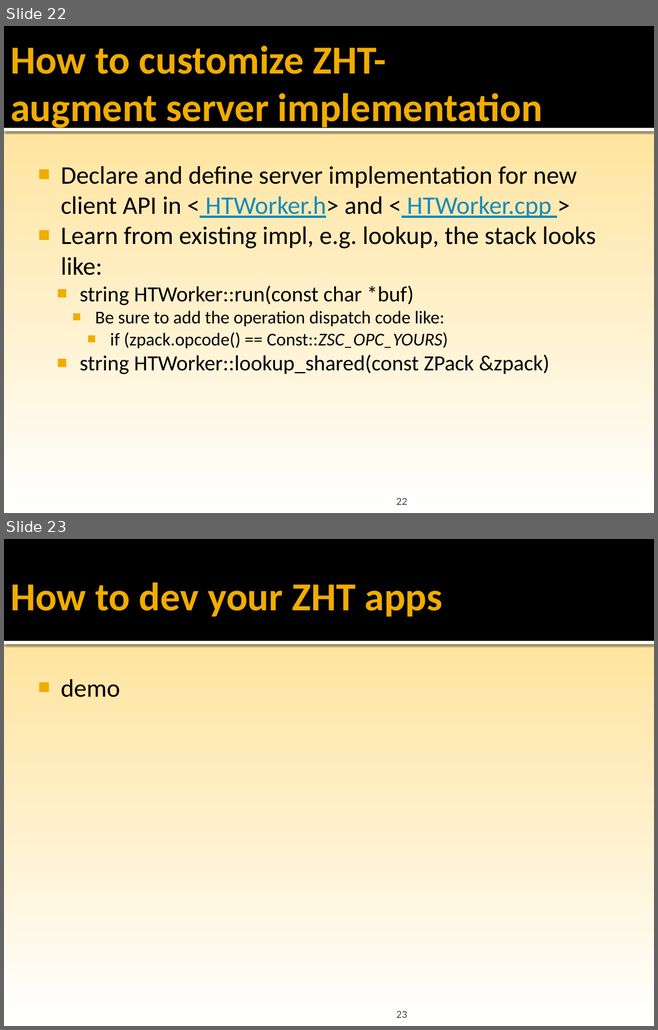
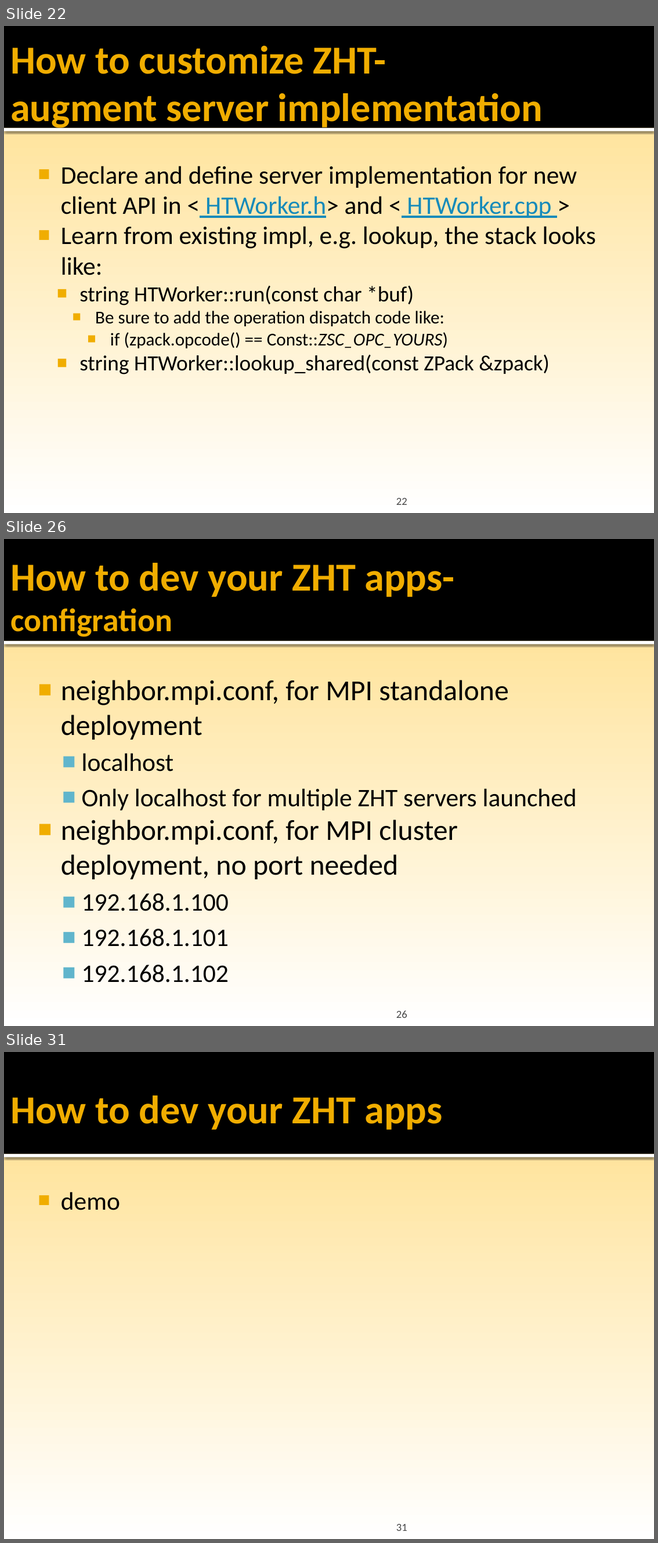
Before and after one commit to datasys/zht, a slide deck: doc/ZHT-dev-tutorial-CS554@cs.iit.pptx. Shown one above the other, each under a label of ours: slides 22 and 23 before the commit, slides 22, 26 and 31 after it; the slides between them are not shown. The pictures are 658x1030 and 658x1543 pixels, drawn with LibreOffice and Linux fonts; fonts in the diff are those of the drawing; background and template pictures are left out. Boxes give left, top, right and bottom in pixels: in the first picture for what was removed or moved away, otherwise in the second. Text is boxed around its words. In the diff, an @@ line names an element or a change of style, - is before the commit and + after.

```diff
--- a/doc/ZHT-dev-tutorial-CS554@cs.iit.pptx
+++ b/doc/ZHT-dev-tutorial-CS554@cs.iit.pptx
@@ slide 26 added at [4, 539, 654, 1026], background gradient #FFC000 to #FFE193 to #FFFFFF; not listed: 2 template elements that a slide beside it also shows @@
@@ title added at [10, 563, 455, 637], 44 pt, text #F0AD00, bold @@
+How to dev your ZHT apps-
+configration
@@ text added at [61, 680, 576, 983], 32 pt, text #000000 @@
+■ neighbor.mpi.conf, for MPI standalone deployment
+  ■ localhost
+  ■ Only localhost for multiple ZHT servers launched
+■ neighbor.mpi.conf, for MPI cluster deployment, no port needed
+  ■ 192.168.1.100
+  ■ 192.168.1.101
+  ■ 192.168.1.102
@@ page number added at [396, 1011, 407, 1018], 12 pt, text #454545 @@
+26
@@ what was slide 23 is now slide 31 @@
@@ page number at [396, 1524, 407, 1531]: text changed @@
-23
+31
```
Also in this commit, not shown: 2 slides changed, 7 other slides added, 1 other file.
